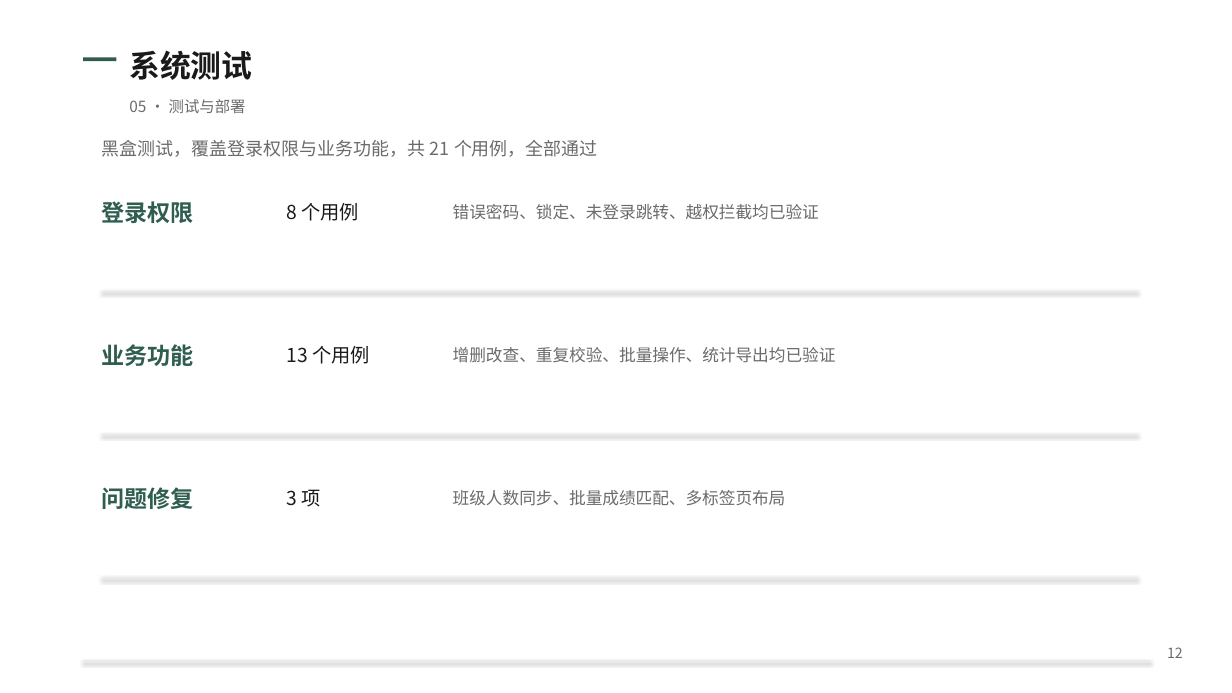
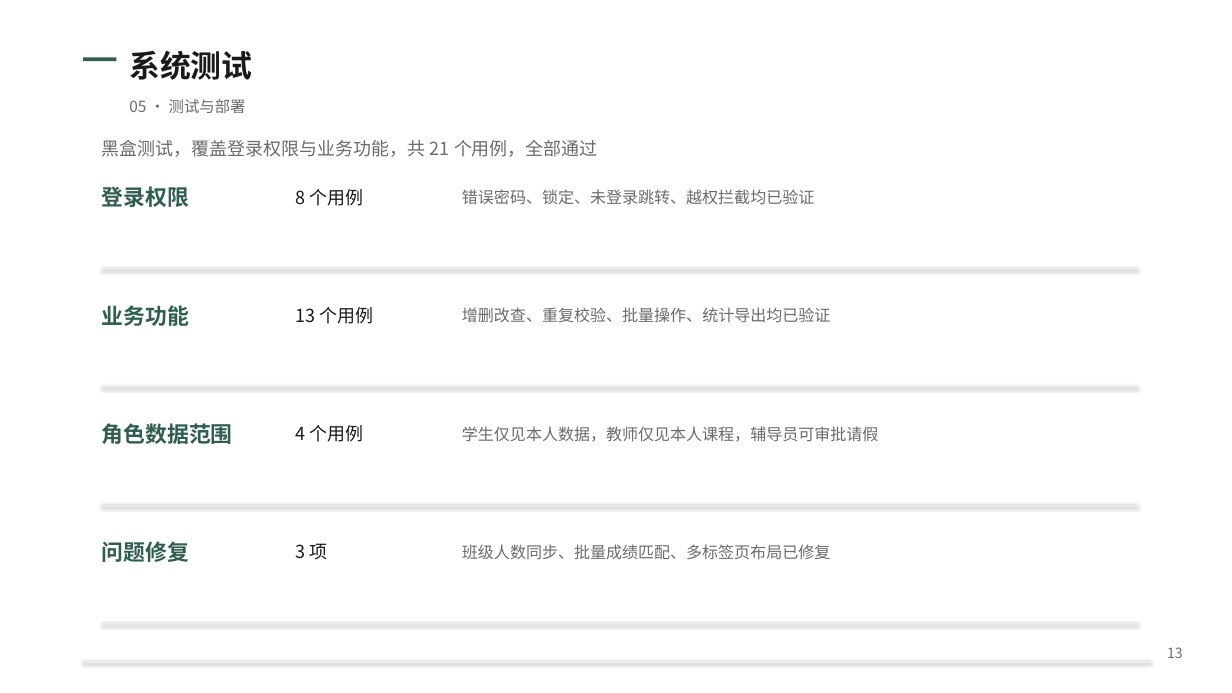
Before and after one commit to upbv/student, a slide deck: slide 14 of student-ms/docs/毕业答辩PPT.pptx (slide 13 before the commit). Drawn at 1232x693 pixels with LibreOffice and Linux fonts; fonts in the diff are those of the drawing. Boxes give left, top, right and bottom in pixels: in the first picture for what was removed or moved away, otherwise in the second. Text is boxed around its words. In the diff, an @@ line names an element or a change of style, - is before the commit and + after.

Commit message:
按角色提供差异化工作台，新增请假与资助模块
- 新增辅导员角色与学生账号体系：账号可绑定学生/教师记录
- 新增请假管理：学生申请、辅导员审批（批准/驳回/意见），请假天数自动计算
- 新增资助管理：辅导员维护助学金/奖学金/困难补助/勤工助学，学生查看本人资助
- 学生自助页面：我的成绩、我的请假、我的资助
- 教师工作台：我的授课、我的学生；成绩读写仅限本人所授课程（服务端校验）
- 登录后按角色进入不同工作台：管理员/教务（全校）、辅导员（学生事务）、教师（教学主页）、学生（学生主页）
- 数据库新增 ms_leave、ms_aid 两张表及示例数据，权限表扩展至 74 项
- 控制台切回时自动刷新，保证工作台数据及时更新
- 论文、答辩 PPT、任务执行记录同步更新（15 张表、14 个模块、5 类角色、25 个测试用例）

```diff
--- a/student-ms/docs/毕业答辩PPT.pptx
+++ b/student-ms/docs/毕业答辩PPT.pptx
@@ text "登录权限": place and size @@
-text "登录权限" at (102,201,194,223)
+text "登录权限" at (102,186,189,207)
@@ text "8 个用例": place and size @@
-text "8 个用例" at (286,203,359,221)
+text "8 个用例" at (296,189,364,206)
@@ text "错误密码、锁定、未登录跳转、越权拦截均已验证": place and size @@
-text "错误密码、锁定、未登录跳转、越权拦截均已验证" at (453,204,819,220)
+text "错误密码、锁定、未登录跳转、越权拦截均已验证" at (462,189,814,205)
@@ text "错误密码、锁定、未登录跳转、越权拦截均已验证" at (462,189,814,205): size 13 to 12.5 pt @@
@@ line moved from (102, 291) - (1137, 291) to (102, 268) - (1137, 268) @@
@@ text "业务功能": place and size @@
-text "业务功能" at (102,344,194,366)
+text "业务功能" at (102,305,189,326)
@@ text "13 个用例": place and size @@
-text "13 个用例" at (286,346,370,364)
+text "13 个用例" at (296,307,374,324)
@@ text "增删改查、重复校验、批量操作、统计导出均已验证" at (462,307,830,323): size 13 to 12.5 pt @@
@@ text "增删改查、重复校验、批量操作、统计导出均已验证": place and size @@
-text "增删改查、重复校验、批量操作、统计导出均已验证" at (453,347,836,363)
+text "增删改查、重复校验、批量操作、统计导出均已验证" at (462,307,830,323)
@@ line moved from (102, 434) - (1137, 434) to (102, 386) - (1137, 386) @@
@@ text added at (102,423,233,444), 17 pt, text #2F5D50, bold @@
+角色数据范围
@@ text added at (296,425,364,442), 14 pt, text #1A1A1A @@
+4 个用例
@@ text added at (462,426,878,442), 12.5 pt, text #6B6B6B @@
+学生仅见本人数据，教师仅见本人课程，辅导员可审批请假
@@ line moved from (102, 578) - (1137, 578) to (102, 505) - (1137, 505) @@
@@ size 18 to 17 pt in 3 elements at (102,186,189,207), (102,305,189,326), (102,541,189,562) @@
@@ text "问题修复": place and size @@
-text "问题修复" at (102,487,194,509)
+text "问题修复" at (102,541,189,562)
@@ size 15 to 14 pt in 3 elements at (296,189,364,206), (296,307,374,324), (296,543,328,560) @@
@@ text "3 项": place and size @@
-text "3 项" at (286,489,320,507)
+text "3 项" at (296,543,328,560)
@@ text at (462,544,830,559): text changed; size 13 to 12.5 pt @@
-班级人数同步、批量成绩匹配、多标签页布局
+班级人数同步、批量成绩匹配、多标签页布局已修复
@@ line added from (102, 623) to (1137, 623), #E8E8E8 0.75 pt @@
@@ text at (1167,647,1183,658): text changed @@
-12
+13
```
Also in this commit, not shown: 8 other slides changed, 1 slide added, 20 other files.
